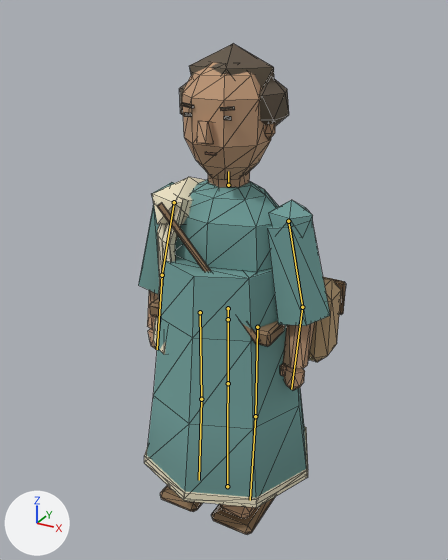
The glTF model public/assets/models/traveler.glb, before and after one commit.
One viewpoint serves both versions: a 50 mm camera at (1.05, -1.94, 1.99) aimed at (-0.02, 0.01, 1.02). Arrows for +X, +Y and +Z are at lower left; the lights stay in place. The first picture is the older version. The bones that bend it are drawn over the model as lines. Mesh edges are drawn as thin lines.

In view in the first picture: 'traveler_skin'.
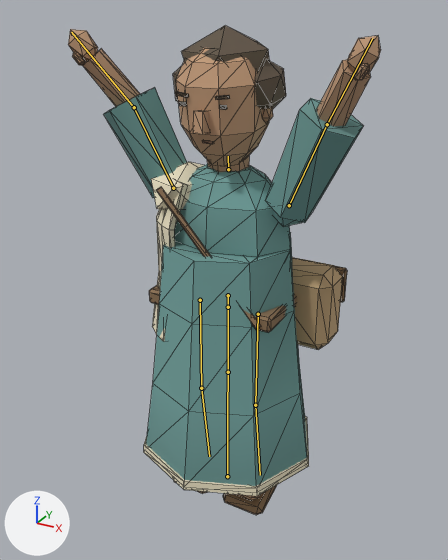
The newer file adds an action. The first version stands in its rest pose; the second is drawn at frame 25 of the action 'Cheer'.

Where the change shows, as pixel boxes (x1, y1, x2, y2) in the pictures (448 x 560 px):
'traveler_skin', posed (50% wider)
    before: (138, 44, 346, 534)
    after: (68, 25, 381, 515)
bone 'root', root to tip
    before: (227, 486) to (228, 319)
    after: (227, 476) to (228, 307)
bone 'arm_left', root to tip
    before: (174, 202) to (162, 275)
    after: (173, 188) to (134, 107)
bone 'arm_right', root to tip
    before: (288, 221) to (302, 307)
    after: (289, 205) to (327, 124)
bone 'head', root to tip
    before: (228, 185) to (228, 171)
    after: (228, 169) to (228, 156)
bone 'leg_left', root to tip
    before: (201, 399) to (199, 480)
    after: (201, 388) to (209, 456)
bone 'leg_right', root to tip
    before: (255, 416) to (250, 500)
    after: (255, 405) to (260, 475)

What the commit changed:
Bone 'root' (bone_root) moves from (0.0, 0.0, 0.0) to (0.0, 0.057, 0.0).
Bone 'arm_left' (bone_arm_left) turns from (0, 0, 0) to (0, 0, 143) degrees about its own x, y and z.
Bone 'arm_right' (bone_arm_right) turns from (0, 0, 0) to (0, 0, -143) degrees about its own x, y and z.
Bone 'head' (bone_head) turns from (0, 0, 0) to (7, 0, 0) degrees about its own x, y and z.
Bone 'leg_left' (bone_leg_left) turns from (0, 0, 0) to (14, 0, 0) degrees about its own x, y and z.
Bone 'leg_right' (bone_leg_right) turns from (0, 0, 0) to (14, 0, 0) degrees about its own x, y and z.
